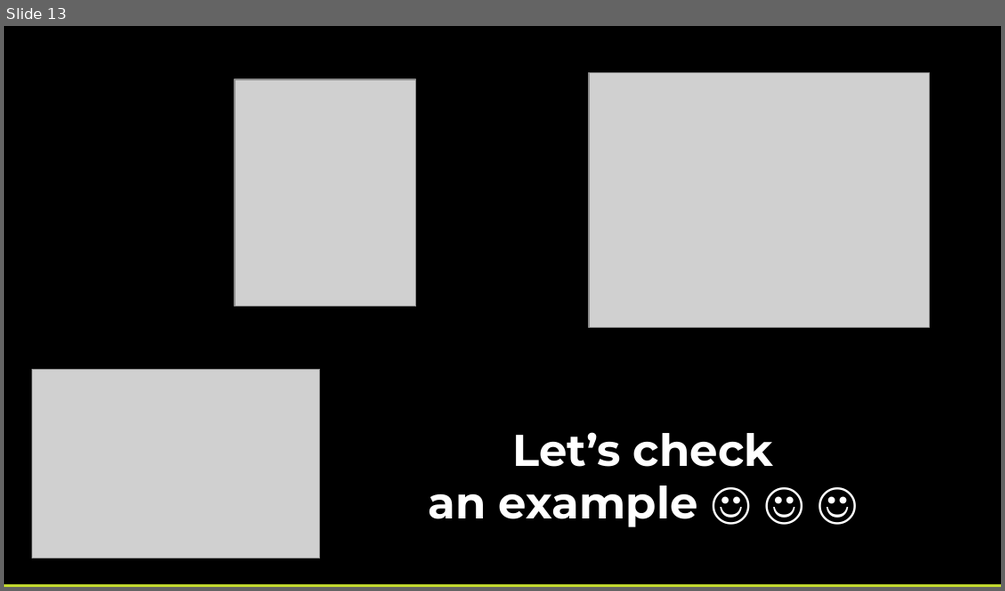
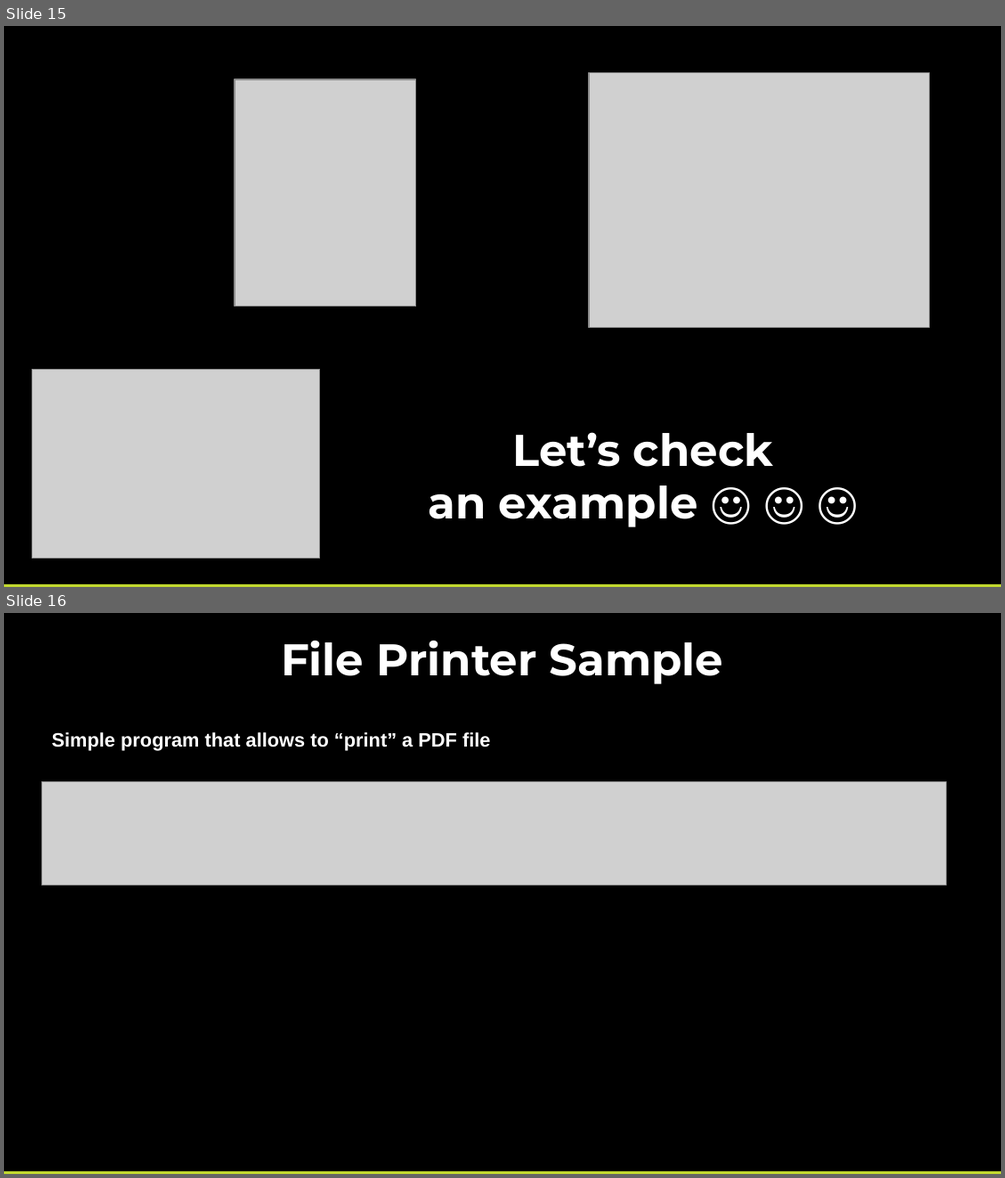
Before and after one commit to pcastellanos/TeamTraining, a slide deck: SOLID/SOLID.pptx. Shown one above the other, each under a label of ours: slide 13 before the commit, slides 15 and 16 after it. The pictures are 1005x591 and 1005x1178 pixels, drawn with LibreOffice and Linux fonts; fonts in the diff are those of the drawing; grey boxes stand for pictures. Boxes give left, top, right and bottom in pixels: in the first picture for what was removed or moved away, otherwise in the second. Text is boxed around its words. In the diff, an @@ line names an element or a change of style, - is before the commit and + after.

Commit message:
[Open/Closed] First requirement: print PDF (the principle is not being fulfilled)

```diff
--- a/SOLID/SOLID.pptx
+++ b/SOLID/SOLID.pptx
@@ slide 16 added at <box>4,613,1001,1174</box>, background #000000 @@
@@ text added at <box>281,641,723,684</box>, 32 pt, text #FFFFFF, bold @@
+File Printer Sample
@@ text added at <box>52,732,490,750</box>, 14 pt, text #FFFFFF, bold @@
+Simple program that allows to “print” a PDF file
@@ picture added at <box>42,782,946,885</box> @@
@@ rectangle added at <box>4,1171,1001,1174</box>, fill #C1D82F @@
@@ what was slide 13 is now slide 15 @@
```
Also in this commit, not shown: 2 slides changed, 2 other slides added, 8 other files.
